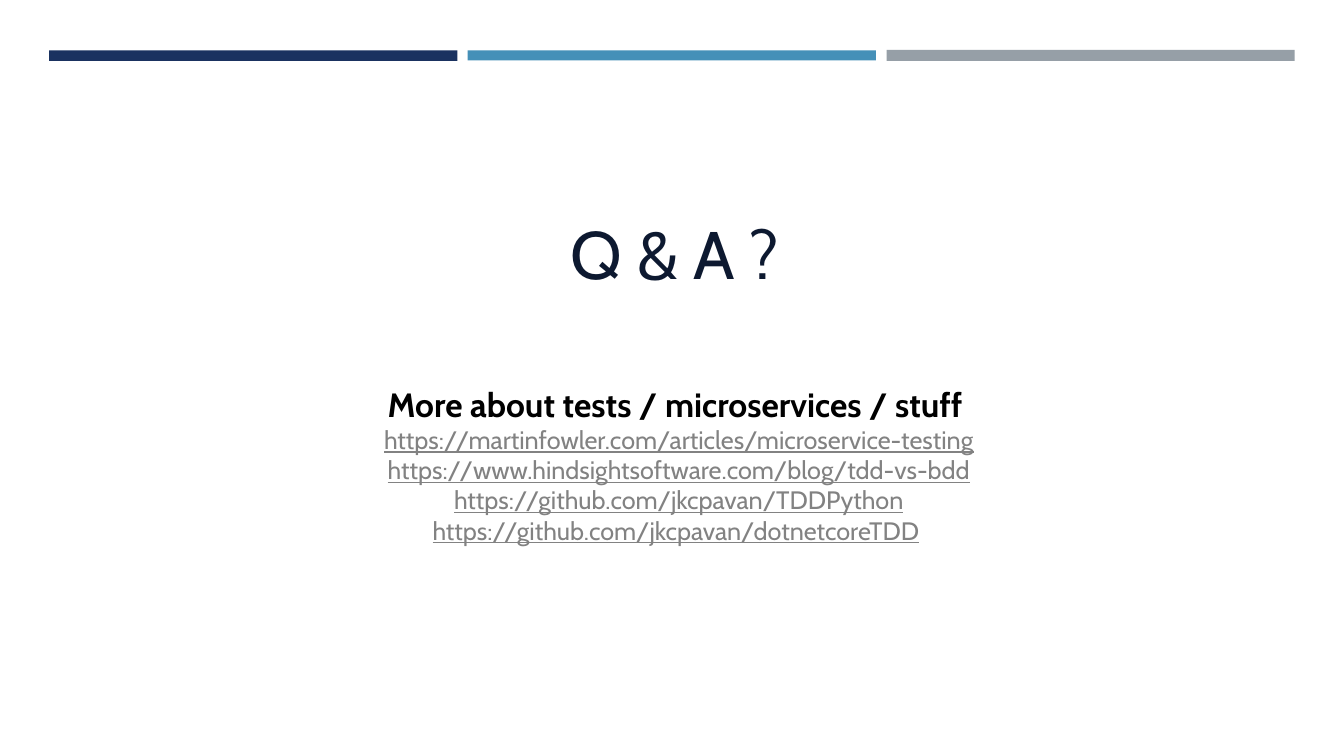
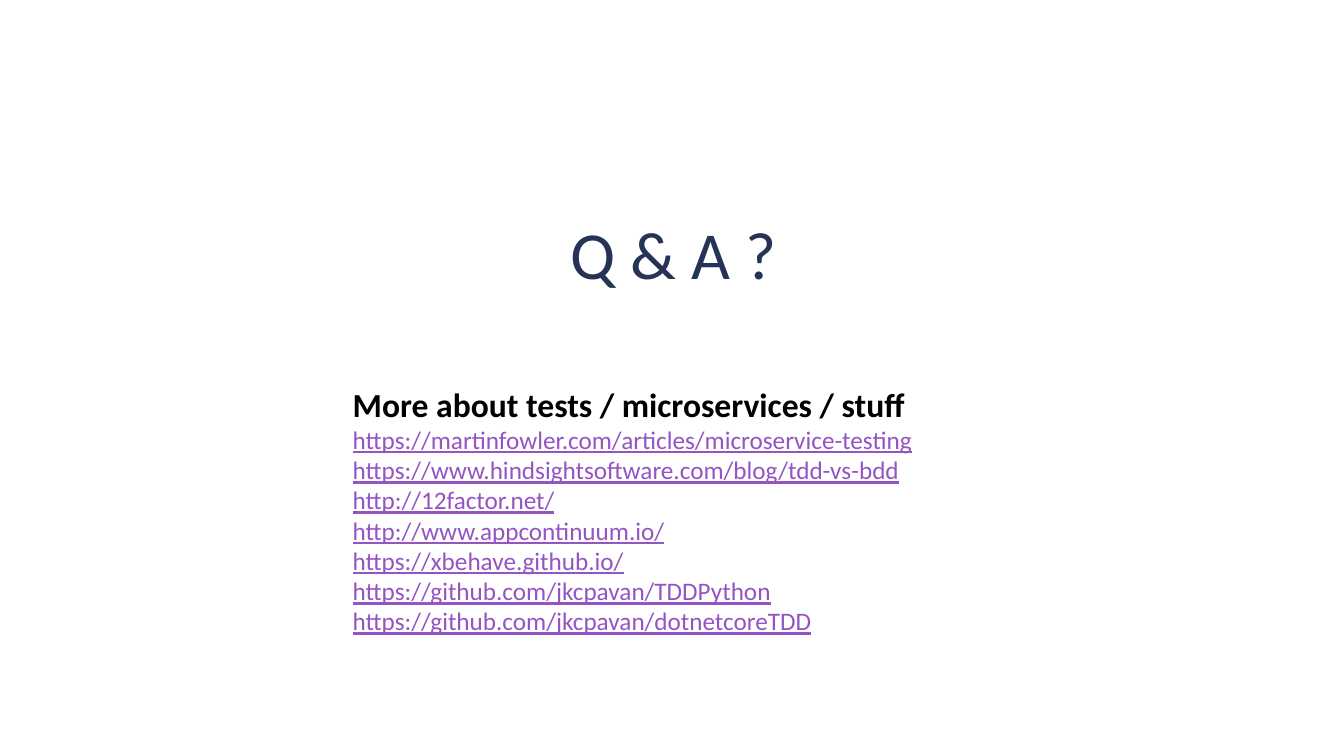
Before and after one commit to jkcpavan/coreTDD, a slide deck: slide 15 of How to Automate API Testing.pptx (slide 13 before the commit). Drawn at 1344x756 pixels with LibreOffice and Linux fonts; fonts in the diff are those of the drawing. Boxes give left, top, right and bottom in pixels: in the first picture for what was removed or moved away, otherwise in the second. Text is boxed around its words. In the diff, an @@ line names an element or a change of style, - is before the commit and + after.

```diff
--- a/How to Automate API Testing.pptx
+++ b/How to Automate API Testing.pptx
@@ rectangle removed at (49, 50, 458, 60) @@
@@ rectangle removed at (468, 50, 876, 60) @@
@@ rectangle removed at (886, 50, 1295, 62) @@
@@ text "Q & A ?" at (571, 235, 731, 288): font Cabin to Calibri, text colour #0D1930 to #253356 @@
@@ text at (353, 393, 912, 635): font Cabin to Calibri in "More about tests / microservices / stuff ...", "https://www.hindsightsoftware.com/blog/tdd-vs-bdd", "https://github.com/jkcpavan/TDDPython", "https://github.com/jkcpavan/dotnetcoreTDD"; text colour #828282 to #9454C3 in "https://martinfowler.com/articles/microservice-testing", "https://www.hindsightsoftware.com/blog/tdd-vs-bdd", "https://github.com/jkcpavan/TDDPython", "https://github.com/jkcpavan/dotnetcoreTDD"; alignment centre to left @@
@@ text at (353, 491, 664, 575): paragraphs added @@
+http://12factor.net/
+http://www.appcontinuum.io/
+https://xbehave.github.io/
```
Also in this commit, not shown: 12 other slides changed, 3 slides added, 1 slide removed.
